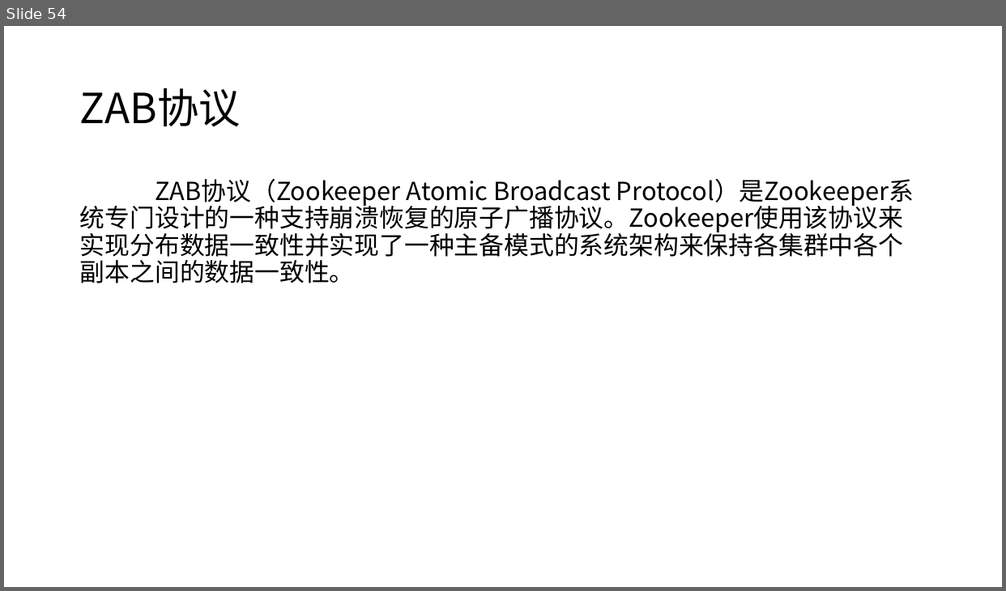
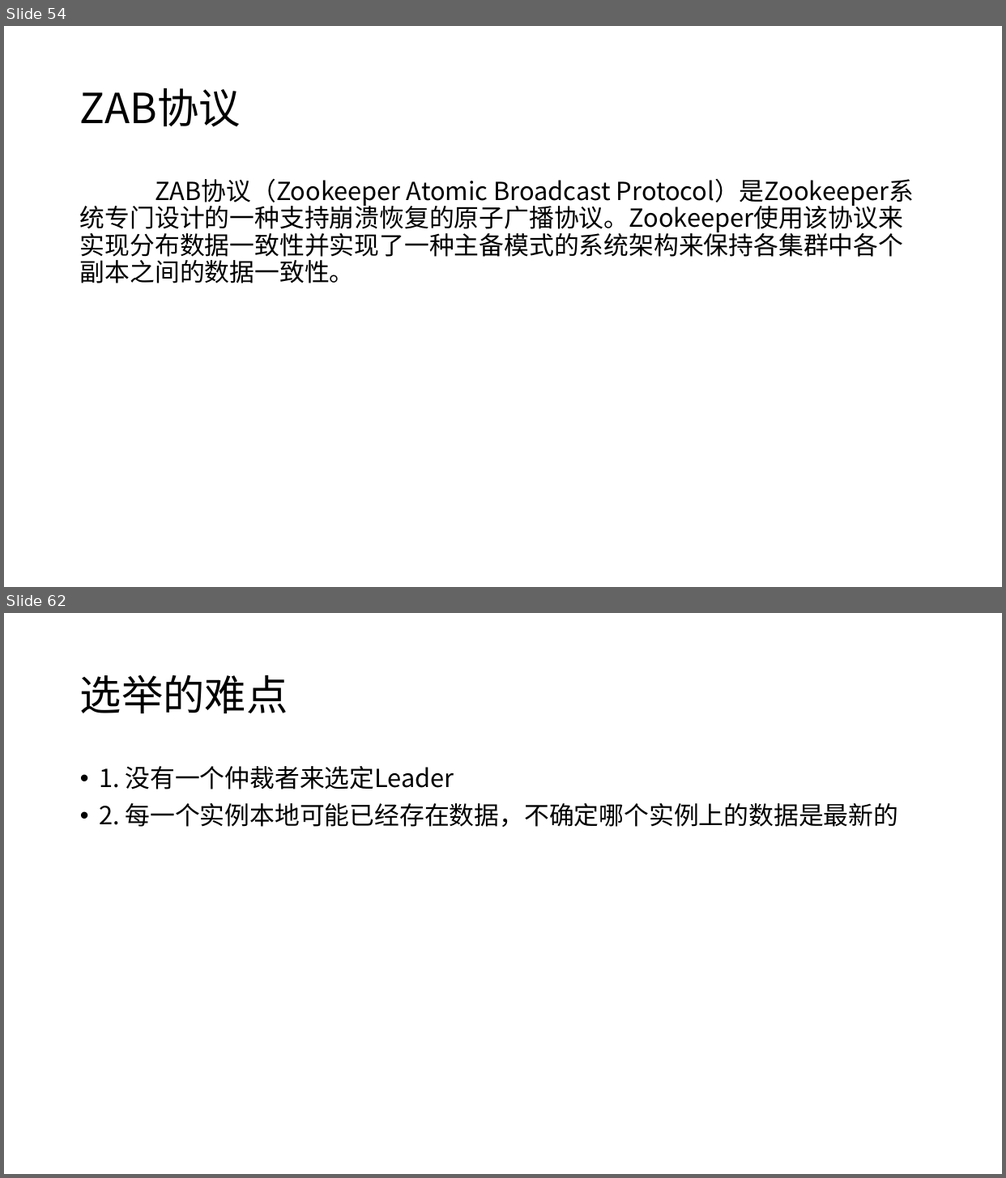
Before and after one commit to moxingwang/zookeeper, a slide deck: zookeeper.pptx. Shown one above the other, each under a label of ours: slide 54 before the commit, slides 54 and 62 after it; the slides between them are not shown. The pictures are 1006x591 and 1006x1178 pixels, drawn with LibreOffice and Linux fonts; fonts in the diff are those of the drawing. Boxes give left, top, right and bottom in pixels: in the first picture for what was removed or moved away, otherwise in the second. Text is boxed around its words. In the diff, an @@ line names an element or a change of style, - is before the commit and + after.

```diff
--- a/zookeeper.pptx
+++ b/zookeeper.pptx
@@ slide 62 added at (4, 613, 1002, 1174), background #FFFFFF @@
@@ title added at (80, 675, 288, 713), 40 pt, text #000000 @@
+选举的难点
@@ text added at (99, 766, 899, 827), 24 pt, text #000000 @@
+• 1. 没有一个仲裁者来选定Leader
+• 2. 每一个实例本地可能已经存在数据，不确定哪个实例上的数据是最新的
```
Also in this commit, not shown: 52 other slides added, 5 slides removed.
